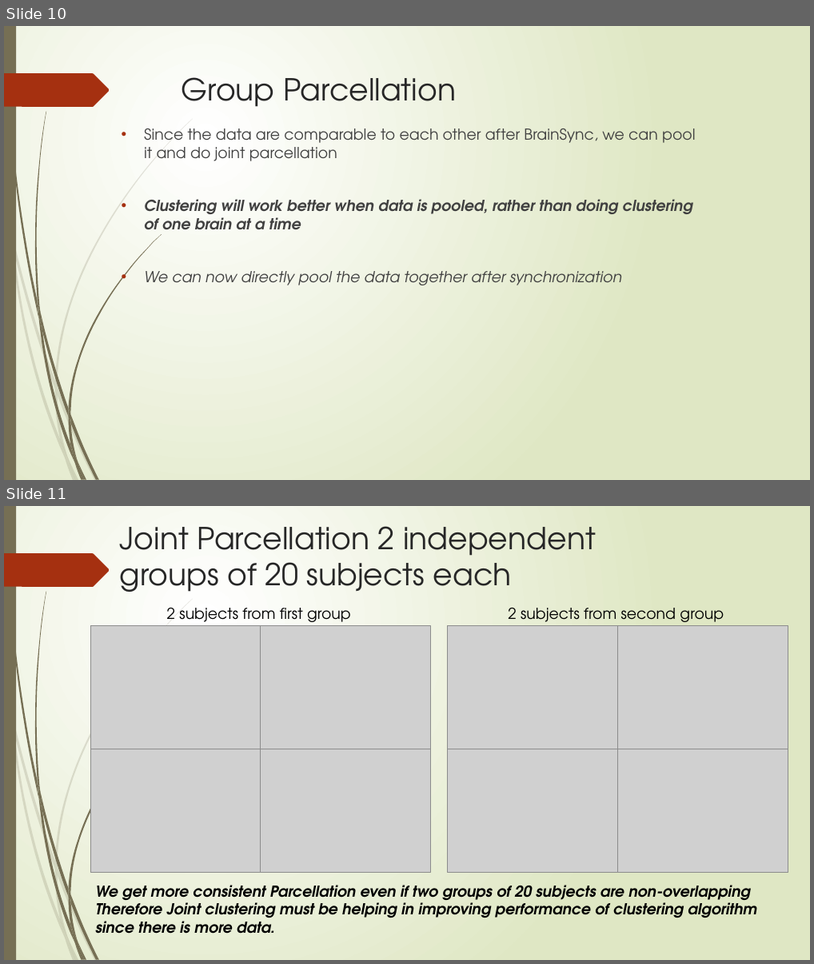
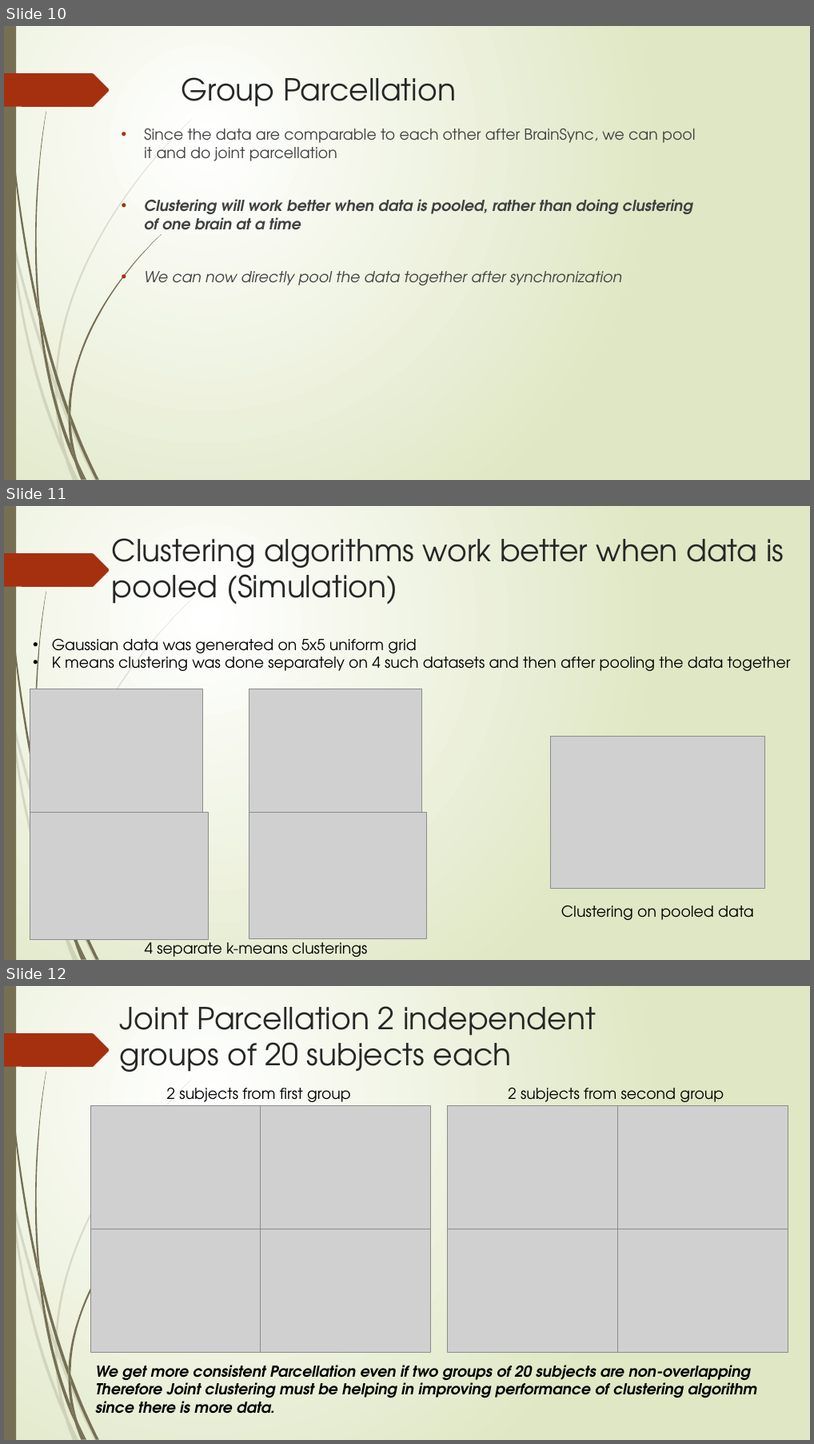
Before and after one commit to ajoshiusc/cortical_parcellation, a slide deck: docs/brain_sync.pptx. Shown one above the other, each under a label of ours: slides 10 and 11 before the commit, slides 10, 11 and 12 after it. The pictures are 814x964 and 814x1444 pixels, drawn with LibreOffice and Linux fonts; fonts in the diff are those of the drawing; grey boxes stand for pictures. Boxes give left, top, right and bottom in pixels: in the first picture for what was removed or moved away, otherwise in the second. Text is boxed around its words. In the diff, an @@ line names an element or a change of style, - is before the commit and + after.

```diff
--- a/docs/brain_sync.pptx
+++ b/docs/brain_sync.pptx
@@ slide 11 added at <box>4,506,810,960</box>, background gradient #FFFFFF to #DFE8C4; not listed: 21 template elements that a slide beside it also shows @@
@@ title added at <box>112,538,784,604</box>, 36 pt, text #262626 @@
+Clustering algorithms work better when data is pooled (Simulation)
@@ text added at <box>52,639,791,671</box>, 18 pt, text #000000 @@
+• Gaussian data was generated on 5x5 uniform grid
+• K means clustering was done separately on 4 such datasets and then after pooling the data together
@@ picture added at <box>30,689,203,812</box> @@
@@ picture added at <box>250,689,422,812</box> @@
@@ picture added at <box>551,736,765,888</box> @@
@@ picture added at <box>30,812,209,939</box> @@
@@ picture added at <box>250,812,427,939</box> @@
@@ text added at <box>562,905,754,920</box>, 18 pt, text #000000 @@
+Clustering on pooled data
@@ text added at <box>145,937,367,956</box>, 18 pt, text #000000 @@
+4 separate k-means clusterings
@@ what was slide 11 is now slide 12 @@
```
Also in this commit, not shown: 1 slide changed, 1 other file.
